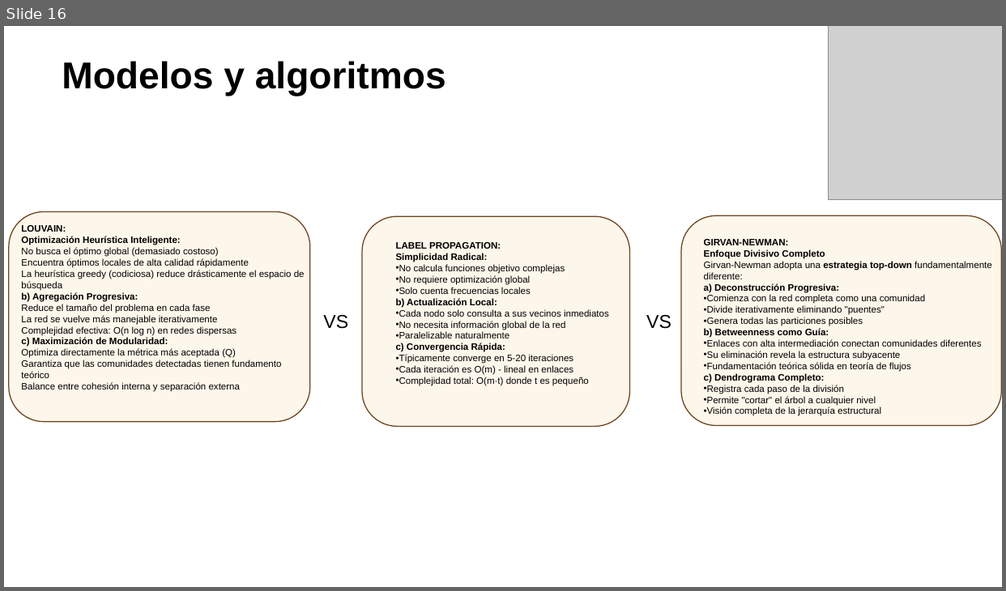
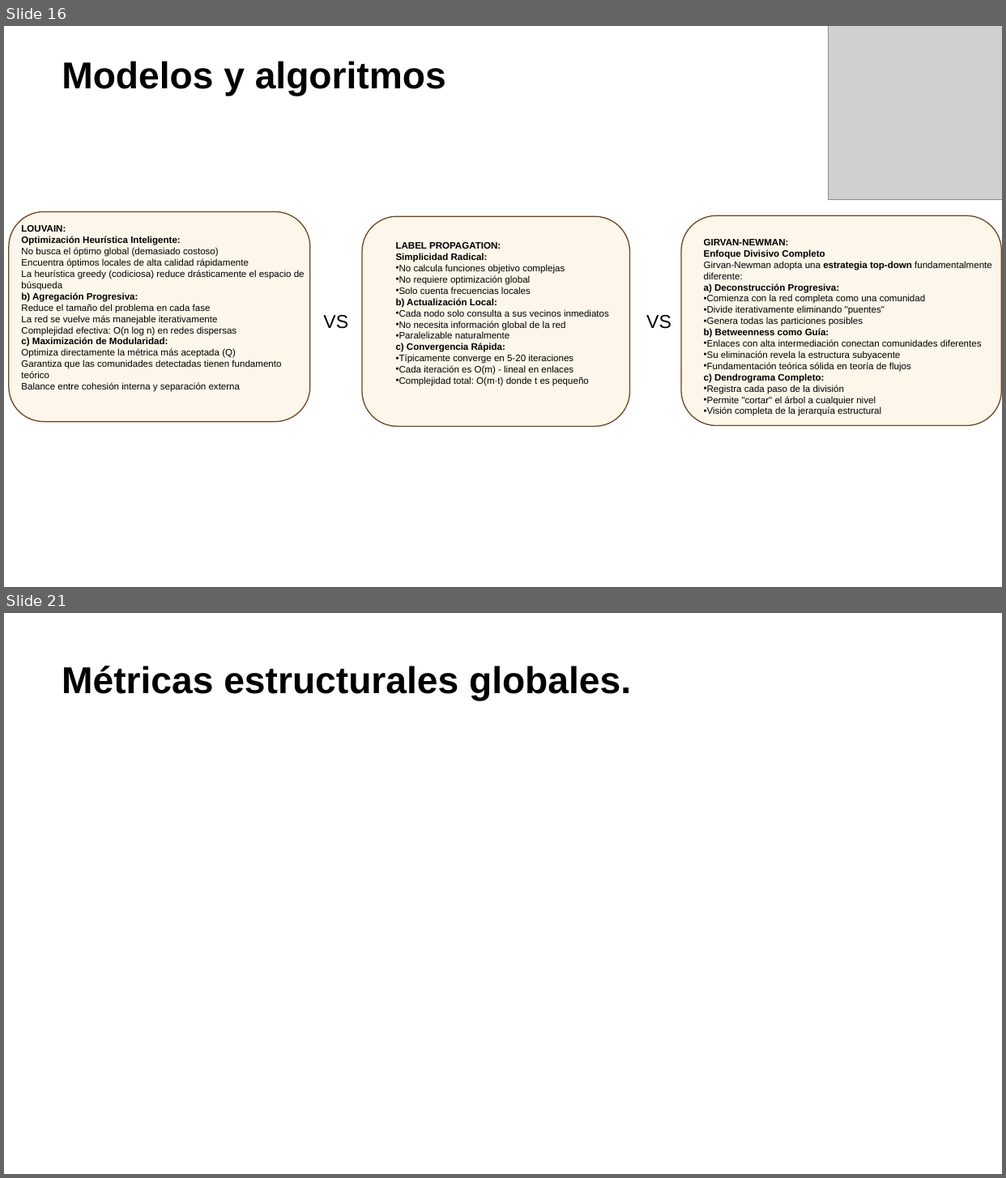
Before and after one commit to mrmiguel564/Proyecto-redes, a slide deck: ppt_deteccion_de_comunidades.pptx. Shown one above the other, each under a label of ours: slide 16 before the commit, slides 16 and 21 after it; the slides between them are not shown. The pictures are 1006x591 and 1006x1178 pixels, drawn with LibreOffice and Linux fonts; fonts in the diff are those of the drawing; grey boxes stand for pictures. Boxes give left, top, right and bottom in pixels: in the first picture for what was removed or moved away, otherwise in the second. Text is boxed around its words. In the diff, an @@ line names an element or a change of style, - is before the commit and + after.

```diff
--- a/ppt_deteccion_de_comunidades.pptx
+++ b/ppt_deteccion_de_comunidades.pptx
@@ slide 21 added at <box>4,613,1002,1174</box>, background #FFFFFF @@
@@ title added at <box>62,666,631,701</box>, 36 pt, text #000000, bold @@
+Métricas estructurales globales.
```
Also in this commit, not shown: 4 slides changed, 11 other slides added.
